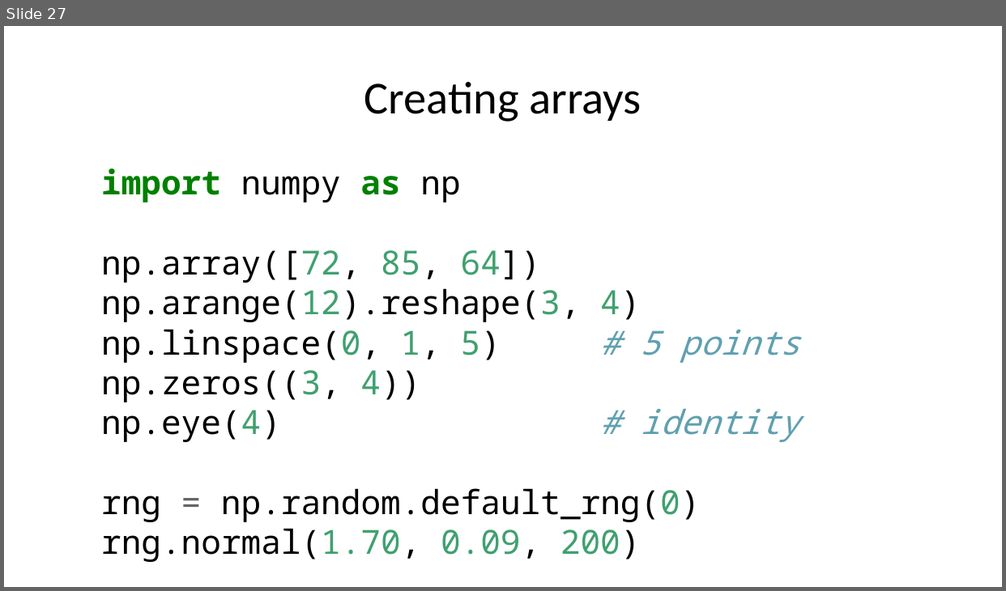
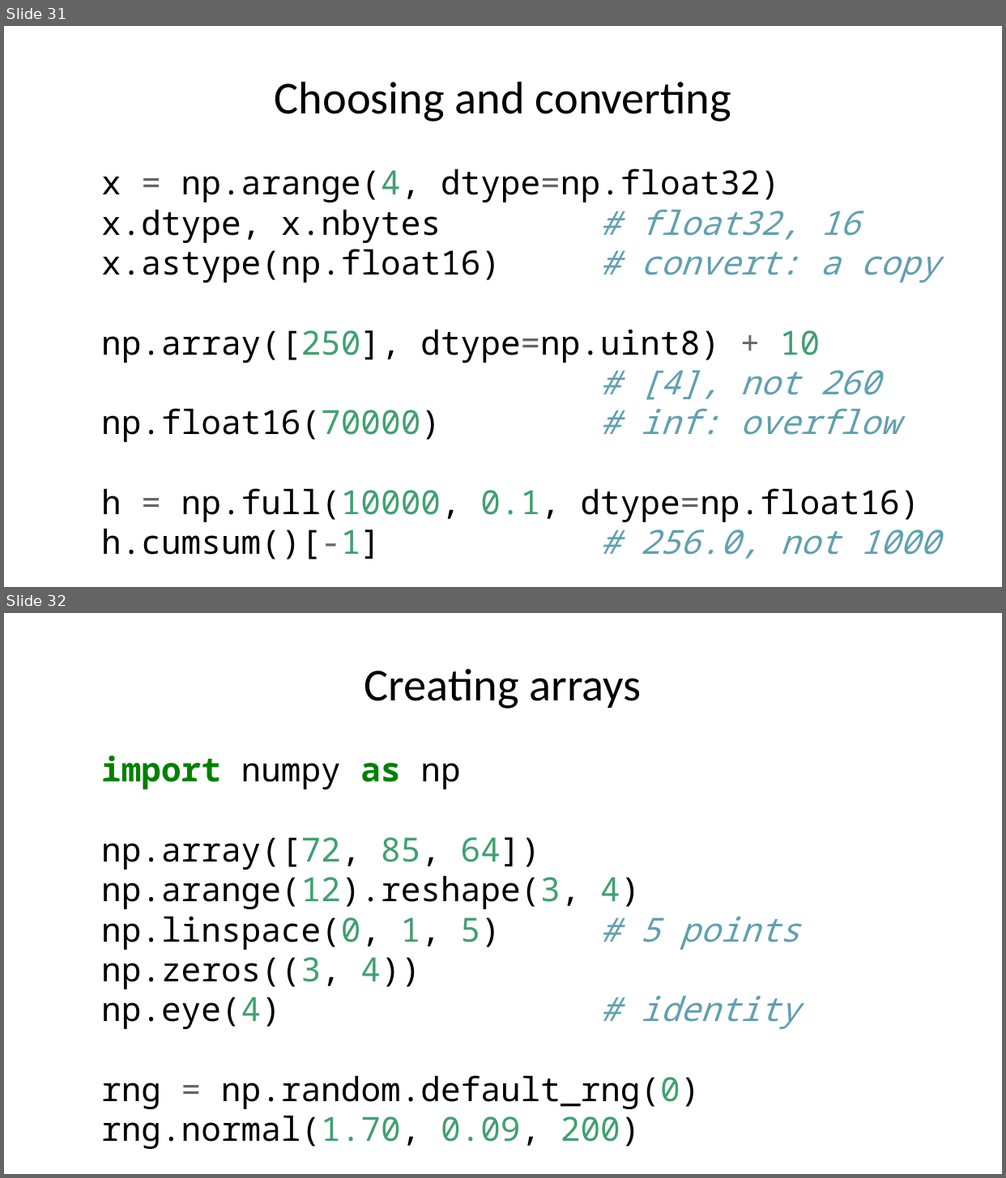
Before and after one commit to MICS-Lab/MS_SanteNum2026, a slide deck: Programming01/Session01/slides.pptx. Shown one above the other, each under a label of ours: slide 27 before the commit, slides 31 and 32 after it. The pictures are 1006x591 and 1006x1178 pixels, drawn with LibreOffice and Linux fonts; fonts in the diff are those of the drawing. Boxes give left, top, right and bottom in pixels: in the first picture for what was removed or moved away, otherwise in the second. Text is boxed around its words. In the diff, an @@ line names an element or a change of style, - is before the commit and + after.

Commit message:
added details slides on numpy dtype

```diff
--- a/Programming01/Session01/slides.pptx
+++ b/Programming01/Session01/slides.pptx
@@ slide 31 added at (4,26,1002,587), background #FFFFFF @@
@@ title added at (275,81,731,122), 33 pt, text #000000 @@
+Choosing and converting
@@ text added at (101,169,940,560), 24 pt, text #000000 @@
+x = np.arange(4, dtype=np.float32)
+x.dtype, x.nbytes # float32, 16
+x.astype(np.float16) # convert: a copy
+np.array([250], dtype=np.uint8) + 10
+# [4], not 260
+np.float16(70000) # inf: overflow
+h = np.full(10000, 0.1, dtype=np.float16)
+h.cumsum()[-1] # 256.0, not 1000
@@ what was slide 27 is now slide 32 @@
```
Also in this commit, not shown: 4 other slides added, 1 other file.
